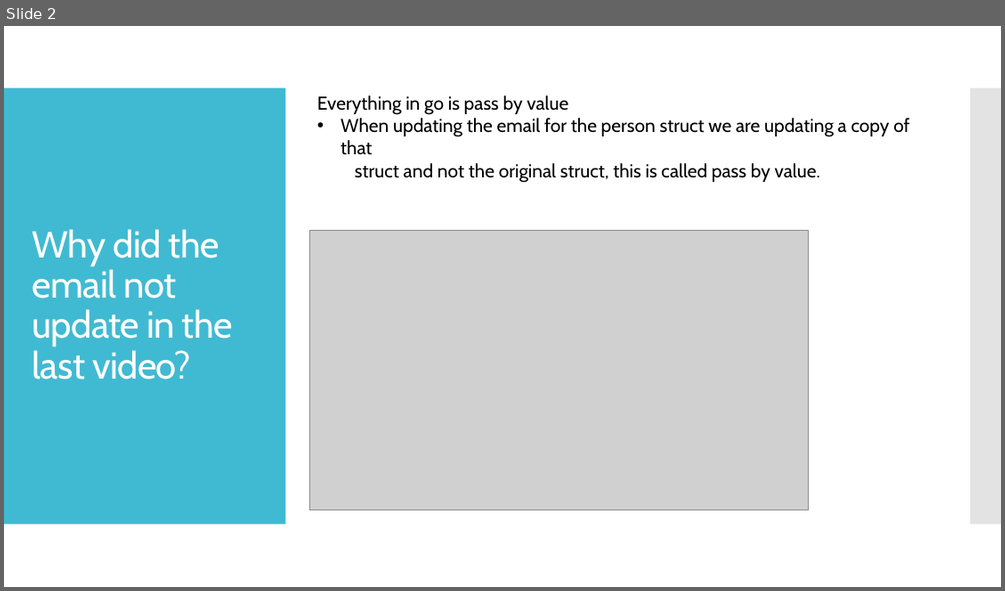
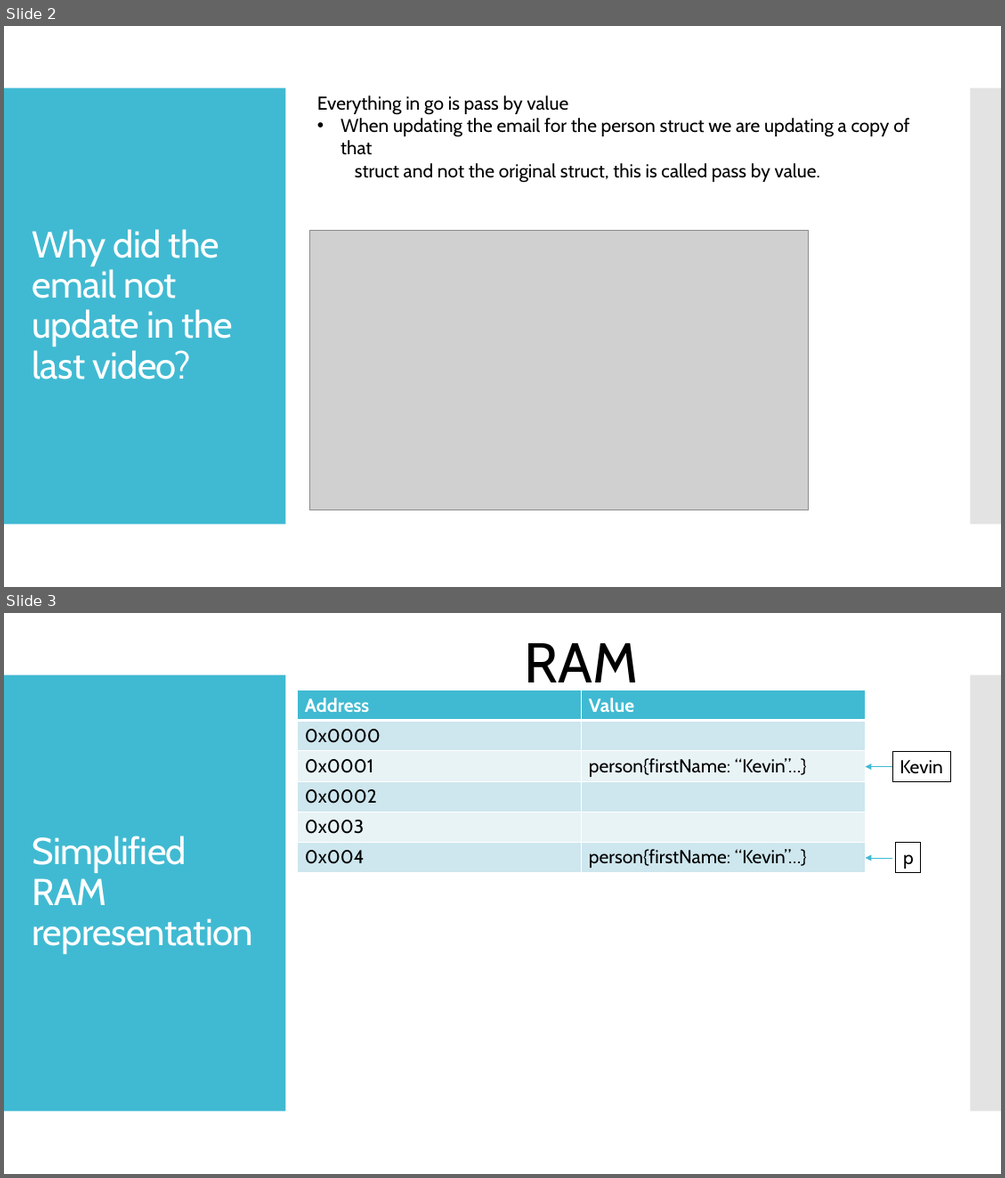
Before and after one commit to kevinlin47/Learn_Go, a slide deck: pointers/Pointers & Pass by Value.pptx. Shown one above the other, each under a label of ours: slide 2 before the commit, slides 2 and 3 after it. The pictures are 1005x591 and 1005x1178 pixels, drawn with LibreOffice and Linux fonts; fonts in the diff are those of the drawing; grey boxes stand for pictures. Boxes give left, top, right and bottom in pixels: in the first picture for what was removed or moved away, otherwise in the second. Text is boxed around its words. In the diff, an @@ line names an element or a change of style, - is before the commit and + after.

Commit message:
Create Rame slide and source code file structs_ex.go

```diff
--- a/pointers/Pointers & Pass by Value.pptx
+++ b/pointers/Pointers & Pass by Value.pptx
@@ slide 3 added at box(4, 613, 1001, 1174), background #FFFFFF; not listed: 2 template elements that a slide beside it also shows @@
@@ text added at box(525, 643, 639, 696), 54 pt, text #000000 @@
+RAM
@@ table added at box(297, 690, 866, 872), 6 rows, 2 columns @@
+Address | Value
+0x0000 | 
+0x0001 | person{firstName: “Kevin”…}
+0x0002 | 
+0x003 | 
+0x004 | person{firstName: “Kevin”…}
@@ arrow added from (892, 766) to (866, 766), #40BAD2 0.75 pt @@
@@ rectangle added at box(892, 751, 951, 781), outline #000000 0.75 pt, 18 pt, text #000000 @@
+Kevin
@@ title added at box(32, 835, 254, 954), 36 pt, text #FFFFFF @@
+Simplified RAM representation
@@ rectangle added at box(896, 842, 922, 872), outline #000000 0.75 pt, 18 pt, text #000000 @@
+p
@@ arrow added from (892, 858) to (866, 858), #40BAD2 0.75 pt @@
```
Also in this commit, not shown: 1 other file.
